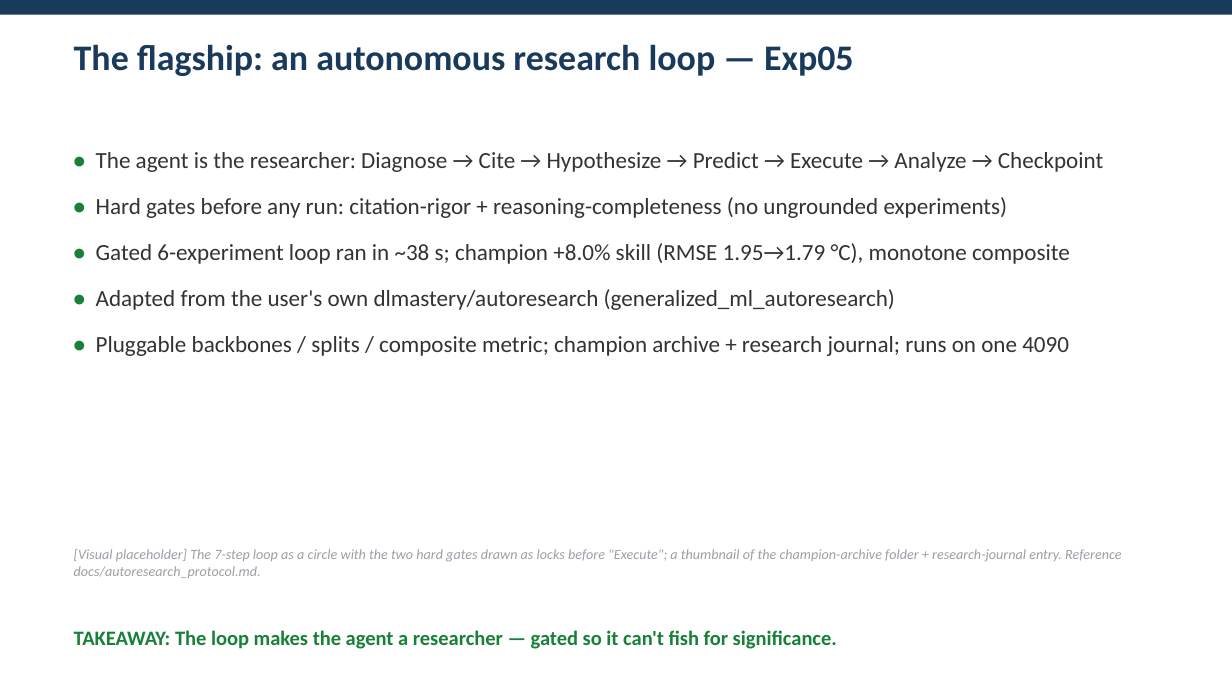
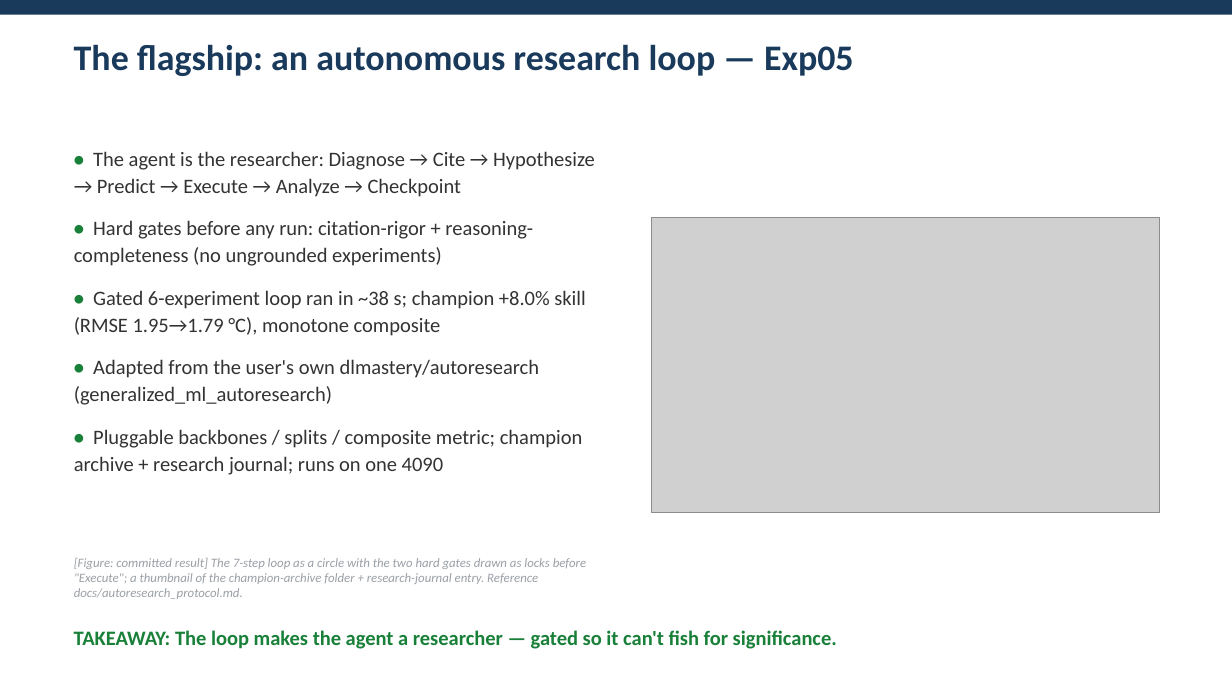
Before and after one commit to dlmastery/environment_stats_talk, a slide deck: slide 15 of docs/talk/deck.pptx (slide 13 before the commit). Drawn at 1232x693 pixels with LibreOffice and Linux fonts; fonts in the diff are those of the drawing; grey boxes stand for pictures. Boxes give left, top, right and bottom in pixels: in the first picture for what was removed or moved away, otherwise in the second. Text is boxed around its words. In the diff, an @@ line names an element or a change of style, - is before the commit and + after.

```diff
--- a/docs/talk/deck.pptx
+++ b/docs/talk/deck.pptx
@@ text "• The agent is the ..." at box(74, 151, 595, 475): size 18 to 16 pt @@
@@ picture added at box(652, 217, 1160, 513) @@
@@ text at box(74, 558, 586, 599): text changed; size 11 to 10 pt @@
-[Visual placeholder] The 7-step loop as a circle with the two hard gates drawn as locks before "Execute"; a thumbnail of the champion-archive folder + research-journal entry. Reference docs/autoresearch_protocol.md.
+[Figure: committed result] The 7-step loop as a circle with the two hard gates drawn as locks before "Execute"; a thumbnail of the champion-archive folder + research-journal entry. Reference docs/autoresearch_protocol.md.
```
Also in this commit, not shown: 4 other slides changed, 2 slides added, 1 other file.
